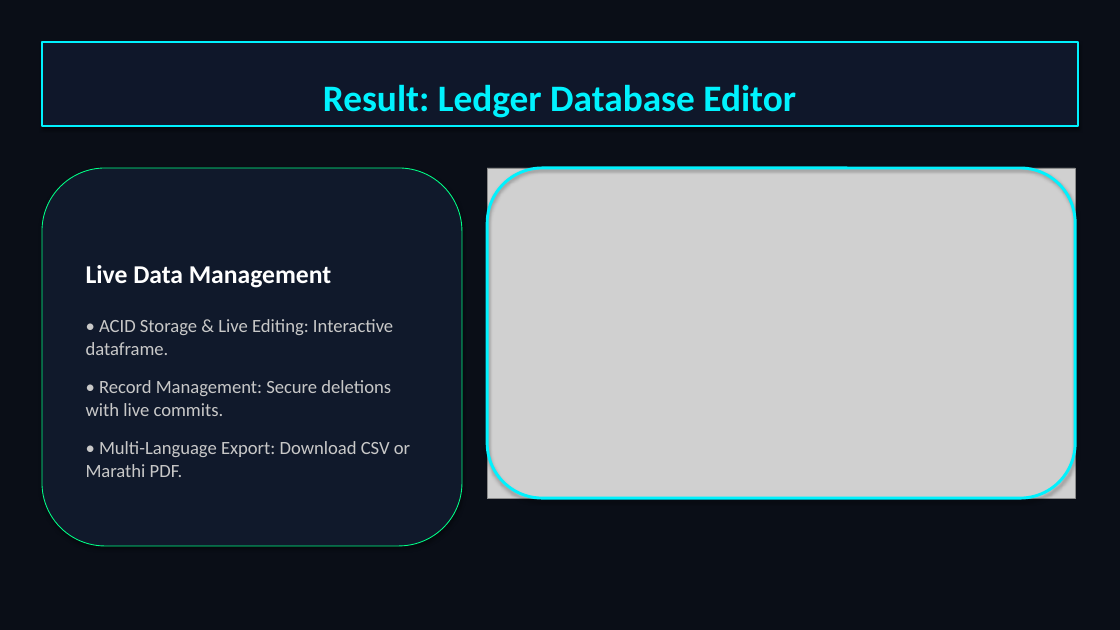
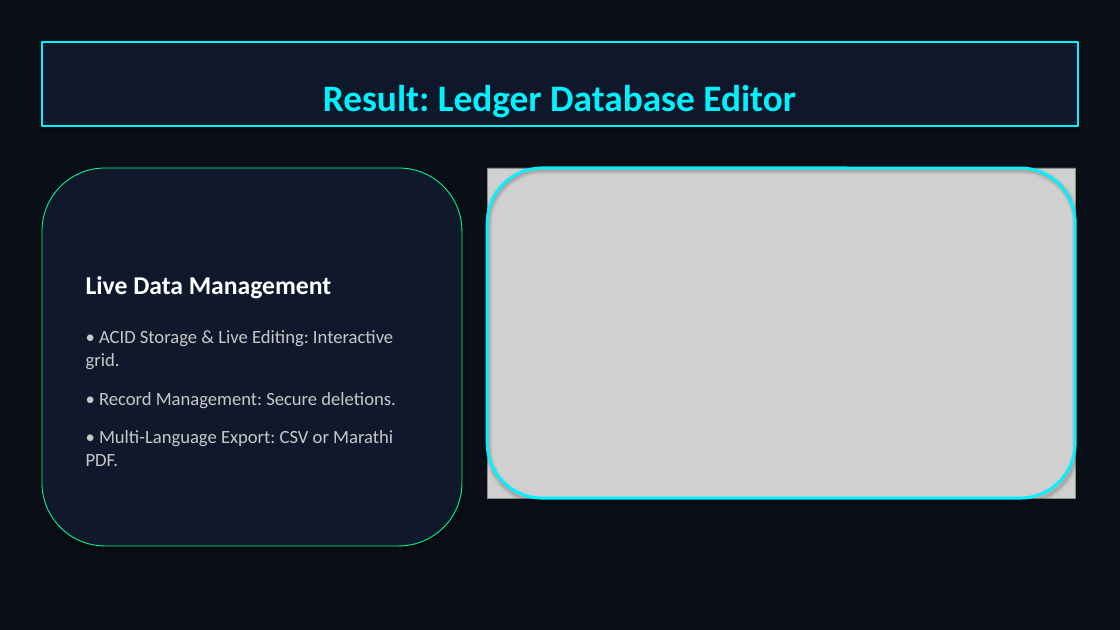
Before and after one commit to sanketkirdat08-cmd/vernaledger-ai, a slide deck: slide 6 of VernaLedger_Full_Presentation.pptx. Drawn at 1120x630 pixels with LibreOffice and Linux fonts; fonts in the diff are those of the drawing; grey boxes stand for pictures. Boxes give left, top, right and bottom in pixels: in the first picture for what was removed or moved away, otherwise in the second. Text is boxed around its words. In the diff, an @@ line names an element or a change of style, - is before the commit and + after.

```diff
--- a/VernaLedger_Full_Presentation.pptx
+++ b/VernaLedger_Full_Presentation.pptx
@@ text in rounded rectangle at [86, 330, 395, 466]: text changed @@
-• ACID Storage & Live Editing: Interactive dataframe.
-• Record Management: Secure deletions with live commits.
-• Multi-Language Export: Download CSV or Marathi PDF.
+• ACID Storage & Live Editing: Interactive grid.
+• Record Management: Secure deletions.
+• Multi-Language Export: CSV or Marathi PDF.
```
Also in this commit, not shown: 6 other slides changed, 1 other file.
